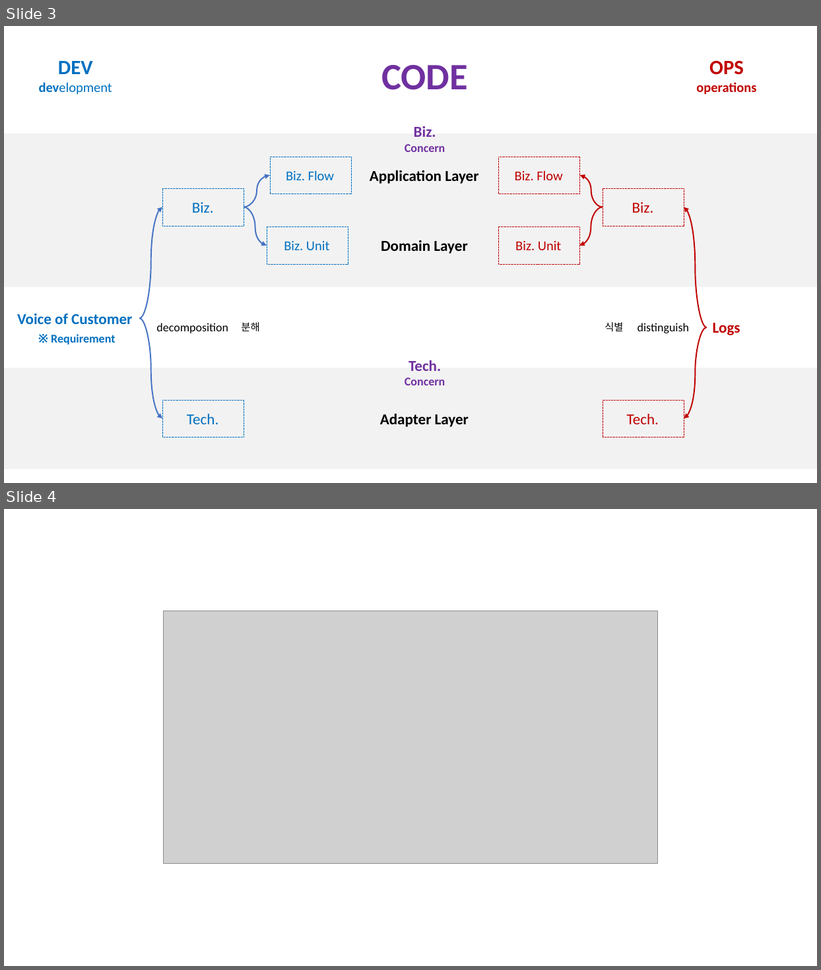
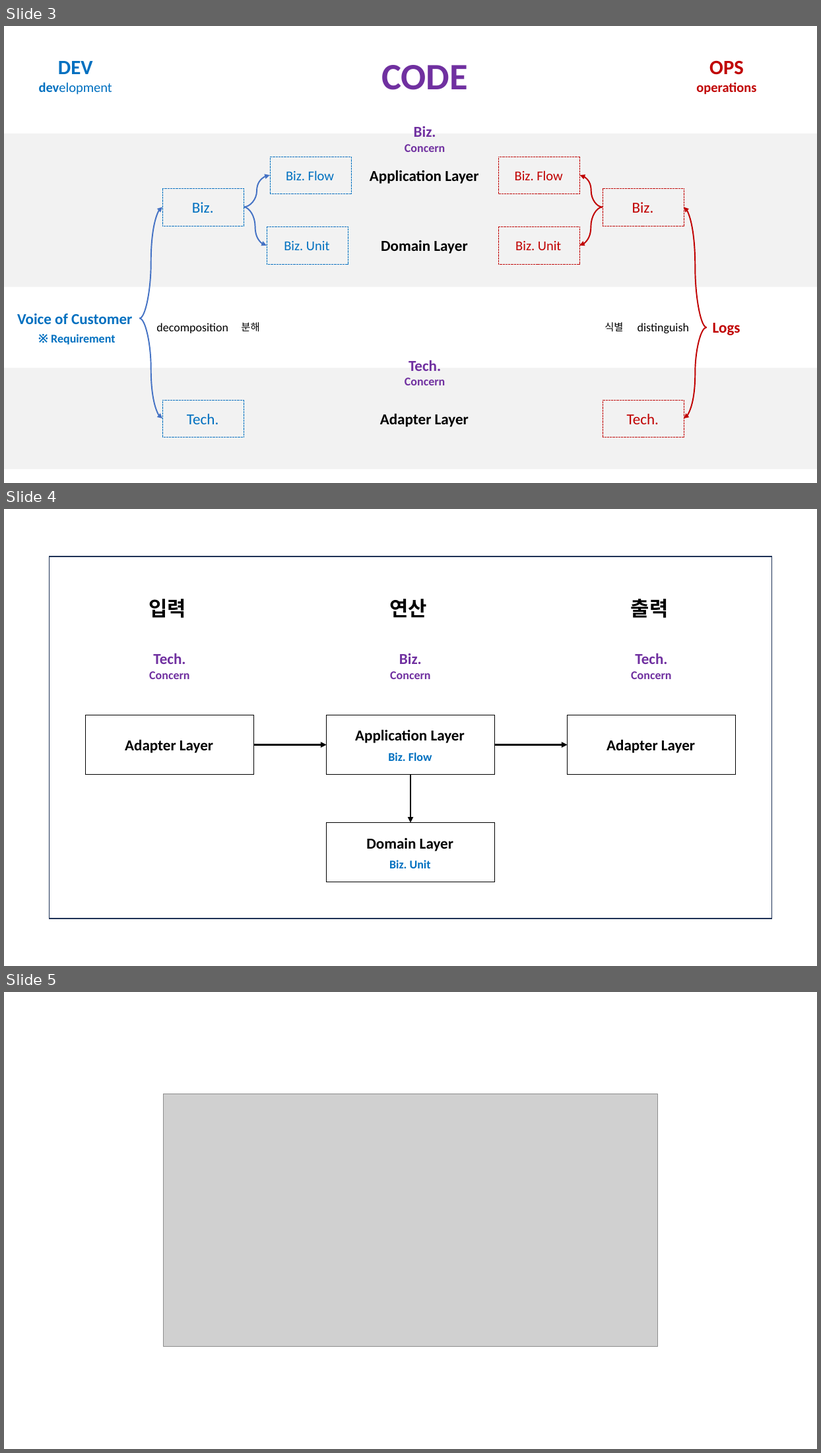
Before and after one commit to hhko/beyondcode, a slide deck: README.pptx. Shown one above the other, each under a label of ours: slides 3 and 4 before the commit, slides 3, 4 and 5 after it. The pictures are 821x970 and 821x1453 pixels, drawn with LibreOffice and Linux fonts; fonts in the diff are those of the drawing; grey boxes stand for pictures. Boxes give left, top, right and bottom in pixels: in the first picture for what was removed or moved away, otherwise in the second. Text is boxed around its words. In the diff, an @@ line names an element or a change of style, - is before the commit and + after.

```diff
--- a/README.pptx
+++ b/README.pptx
@@ slide 4 added at (4,509,817,966), background #FFFFFF @@
@@ rectangle added at (49,557,772,919), outline #1E3256 1 pt @@
@@ group added at (86,599,736,883): 12 texts, 4 rectangles, 3 arrows @@
+Domain Layer
+Biz. Unit
+Biz.
+Concern
+Adapter Layer
+Adapter Layer
+Tech.
+Concern
+Tech.
+Concern
+입력
+출력
+연산
+Application Layer
+Biz. Flow
@@ what was slide 4 is now slide 5 @@
```
Also in this commit, not shown: 1 other file.
